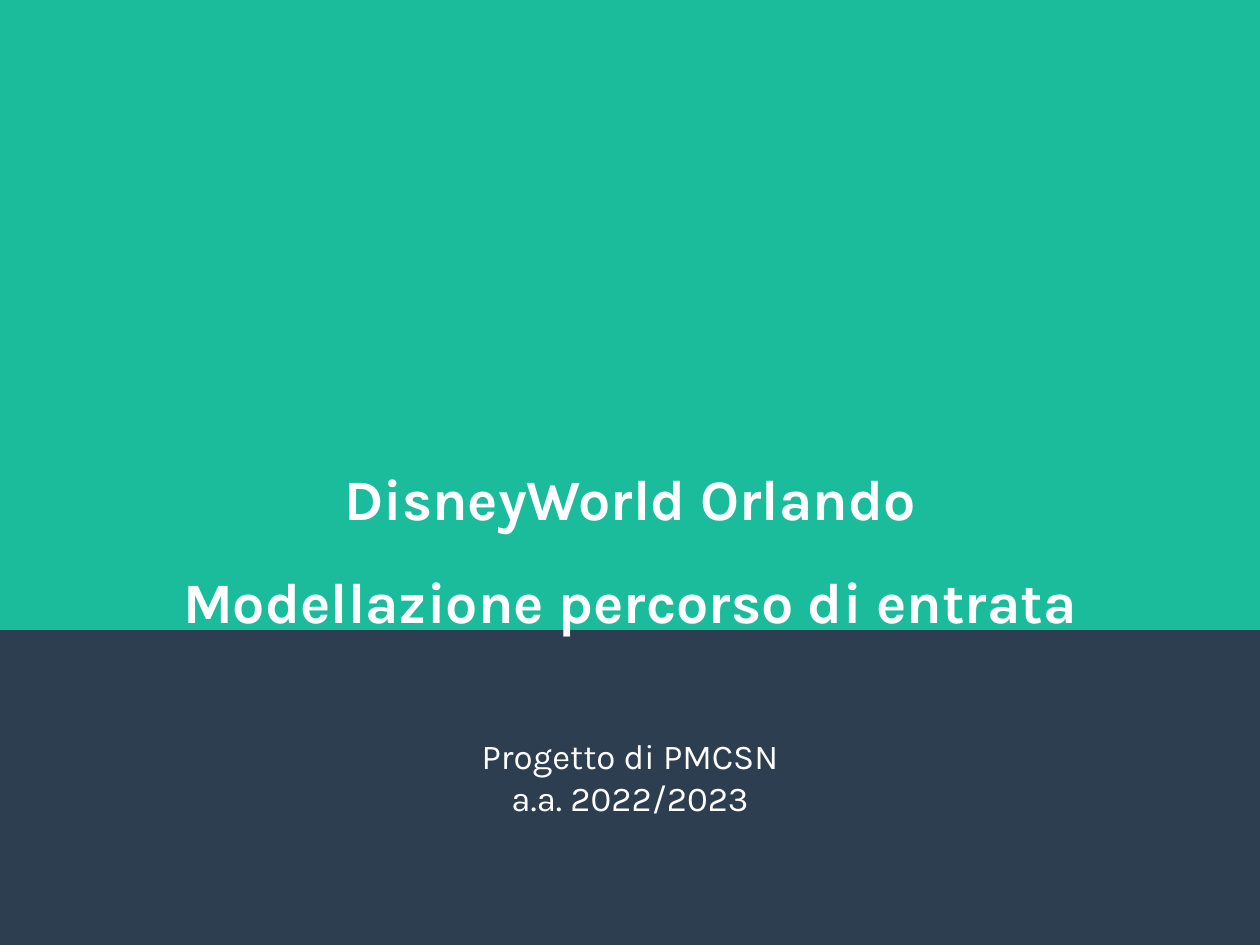
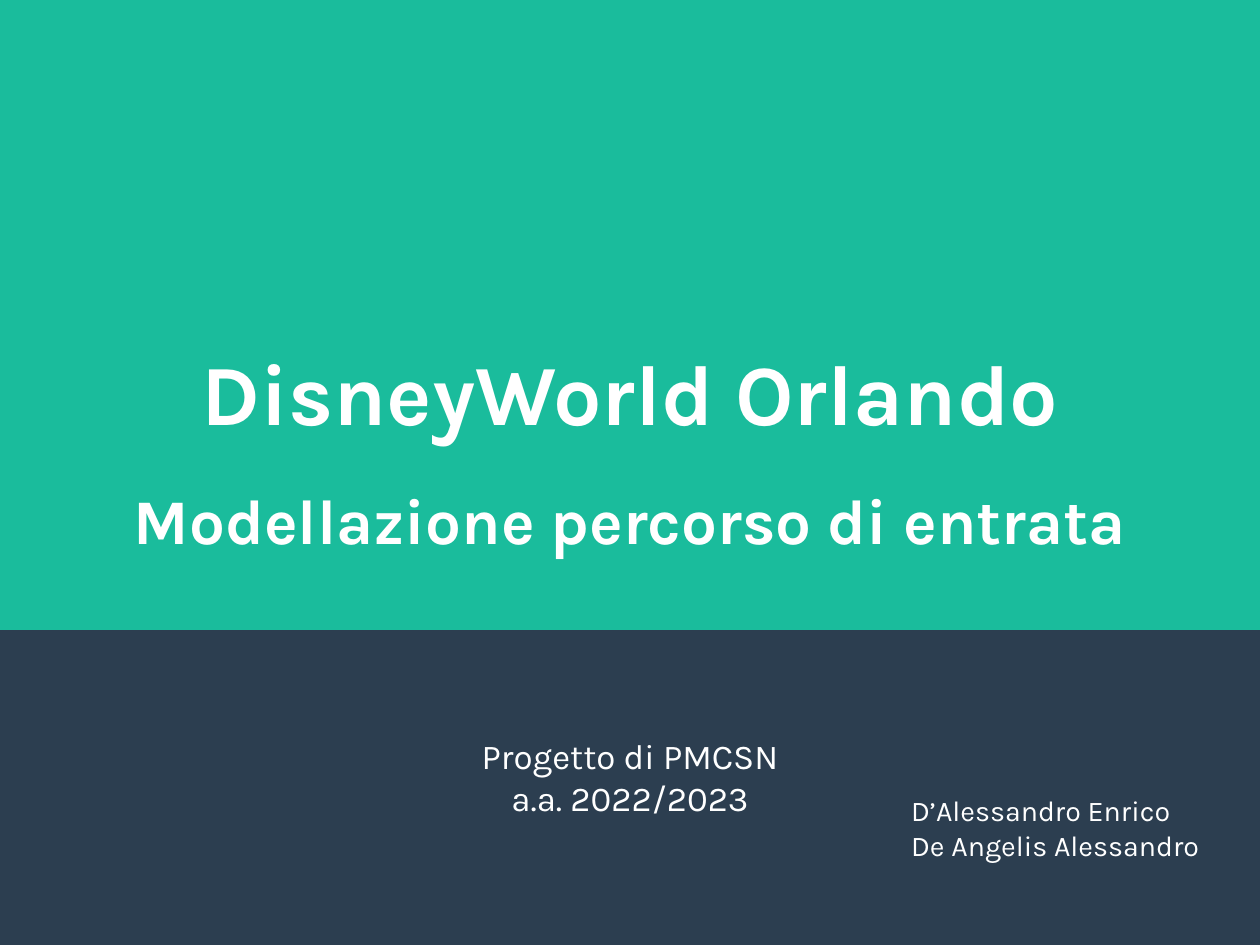
Before and after one commit to EnricoDAlessandro97UNI/DisneyWorld, a slide deck: slide 1 of presentazione.odp. Drawn at 1260x945 pixels with LibreOffice and Linux fonts; fonts in the diff are those of the drawing. Boxes give left, top, right and bottom in pixels: in the first picture for what was removed or moved away, otherwise in the second. Text is boxed around its words. In the diff, an @@ line names an element or a change of style, - is before the commit and + after.

```diff
--- a/presentazione.odp
+++ b/presentazione.odp
@@ title "DisneyWorld Orlando Modellazione percorso di ...": place and size @@
-title "DisneyWorld Orlando Modellazione percorso di ..." at [183, 479, 1076, 637]
+title "DisneyWorld Orlando Modellazione percorso di ..." at [134, 364, 1126, 559]
@@ title "DisneyWorld Orlando Modellazione percorso di ..." at [134, 364, 1126, 559]: size 36 to 54 pt in "DisneyWorld Orlando"; size 36 to 40 pt in "Modellazione percorso di entrata" @@
@@ text added at [911, 801, 1199, 863], 18 pt, text #FFFFFF @@
+D’Alessandro Enrico
+De Angelis Alessandro
```
Also in this commit, not shown: 14 other slides changed, 19 slides added, 32 other files.
